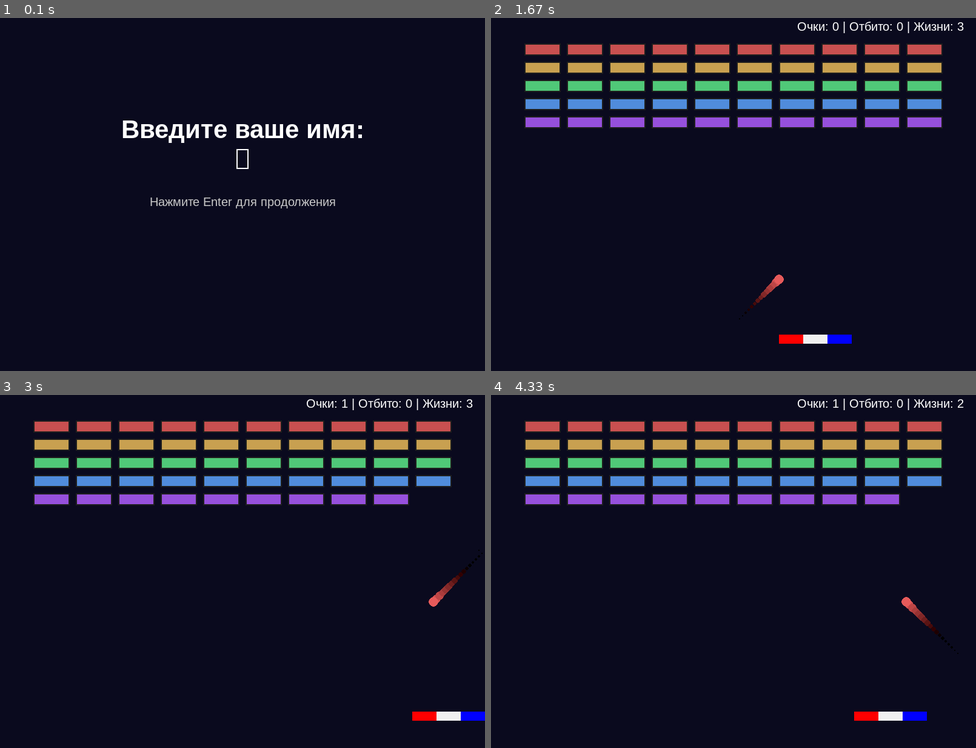
Above: before the commit, frames 1-4 (two rows, left to right).
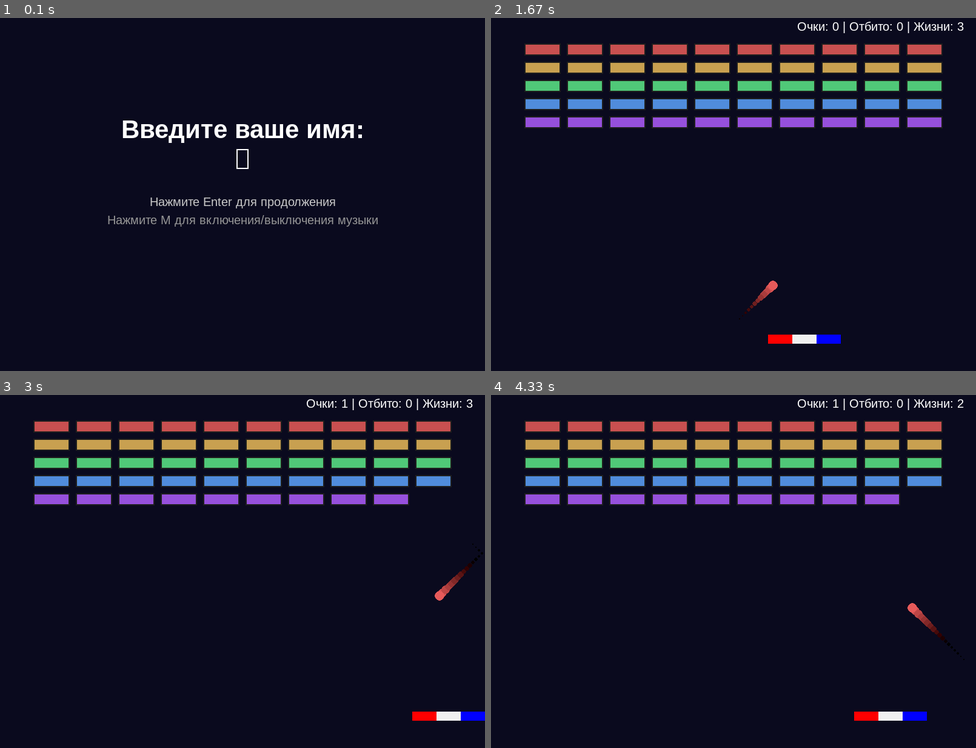
Above: after the commit, the same moments.

Repository: LeraTheUnicorn/PygameArkanoid
Game: pygame game, started from PyGameBall.py
Two runs of this game, one before a commit and one after it. Both use one fixed random seed, a clock stepped at 60 frames per second and the inputs below.
Inputs:
- Up to frame 1 (0.1 s): no input
- Up to frame 2 (1.67 s): type "ann" at 0.33 s; tap Enter at 0.67 s; hold Esc 0.88-1.35 s; hold Right 0.88-1.35 s; hold Esc from 1.43 s (still down); hold Right from 1.43 s (still down)
- Up to frame 3 (3 s): release Esc at 1.9 s; release Right at 1.9 s; hold M 1.98-2.45 s; hold Right 1.98-2.45 s; hold M from 2.53 s (still down); hold Right from 2.53 s (still down)
- Up to frame 4 (4.33 s): release M at 3 s; release Right at 3 s; hold Right 3.63-4.1 s; hold Left from 4.18 s (still down)

The runs differ from the first frame. In frame 1, 0.5% of the frame differs, in the area x 22-78%, y 55-60%; in frame 2, 0.4%; in frame 3, 0.2%; in frame 4, 0.2%.

Commit message:
Add music toggle hotkey and fix table alignment for v1.4.2

Diff:
--- a/PyGameBall.py
+++ b/PyGameBall.py
@@ -1,6 +1,6 @@
 # Игра Арканоид
 # Отслеживание версий
-VERSION = "1.4.1"
+VERSION = "1.4.2"
 
 import random
 import math
@@ -64,10 +64,11 @@
     return pygame.sndarray.make_sound(stereo_wave)
 
 
-def get_player_name(screen: pygame.Surface, font: pygame.font.Font, big_font: pygame.font.Font) -> str:
-    """Возвращает имя игрока, введенное с клавиатуры"""
+def get_player_name(screen: pygame.Surface, font: pygame.font.Font, big_font: pygame.font.Font) -> tuple[str, bool]:
+    """Возвращает имя игрока, введенное с клавиатуры и состояние музыки"""
     input_text = ""
     input_active = True
+    music_enabled = True
 
     while input_active:
         # Обработка событий
@@ -80,6 +81,14 @@
                     input_text = input_text[:-1]
                 elif len(input_text) < 20:  # Ограничение длины имени
                     input_text += event.unicode
+                elif event.key == pygame.K_m:
+                    # Переключение фоновой музыки
+                    if music_enabled:
+                        pygame.mixer.music.stop()
+                        music_enabled = False
+                    else:
+                        pygame.mixer.music.play(-1)
+                        music_enabled = True
 
         # Отрисовка экрана
         screen.fill((10, 10, 30))
@@ -100,52 +109,76 @@
         hint_rect = hint.get_rect(center=(SCREEN_WIDTH // 2, SCREEN_HEIGHT // 2 + 20))
         screen.blit(hint, hint_rect)
 
+        # Подсказка о музыке
+        music_hint = font.render("Нажмите M для включения/выключения музыки", True, (150, 150, 150))
+        music_hint_rect = music_hint.get_rect(center=(SCREEN_WIDTH // 2, SCREEN_HEIGHT // 2 + 50))
+        screen.blit(music_hint, music_hint_rect)
+
         pygame.display.flip()
 
-    return input_text.strip()
-
-
-def show_highscores(screen: pygame.Surface, font: pygame.font.Font, highscore_manager: HighScoreManager) -> None:
-    """Отображает таблицу рекордов"""
+    return input_text.strip(), music_enabled
+
+
+def show_highscores(screen: pygame.Surface, font: pygame.font.Font, highscore_manager: HighScoreManager) -> bool:
+    """Отображает таблицу рекордов. Возвращает состояние музыки."""
     # Получаем текст рекордов
     highscores_text = highscore_manager.display_highscores()
 
-    # Отображаем экран рекордов
-    screen.fill((10, 10, 30))
-
-    # Разбиваем текст на строки и отображаем каждую
-    lines = highscores_text.split('\n')
-    y_offset = 50
-
-    for line in lines:
-        if line.strip():  # Пропускаем пустые строки
-            color = (255, 255, 255) if line.startswith(('1', '2', '3', '4', '5', '6', '7', '8', '9', '10', 'ТОП')) else (200, 200, 200)
-            surf = font.render(line, True, color)
-            screen.blit(surf, (50, y_offset))
-            y_offset += 25
-
-    # Подсказка для возврата
-    hint = font.render("Нажмите ESC для возврата к игре", True, (150, 150, 150))
-    hint_rect = hint.get_rect(center=(SCREEN_WIDTH // 2, SCREEN_HEIGHT - 50))
-    screen.blit(hint, hint_rect)
-
-    pygame.display.flip()
-
-    # Ждем нажатия ESC
+    # Состояние фоновой музыки
+    music_enabled = True
+
     waiting = True
     while waiting:
         for event in pygame.event.get():
-            if event.type == pygame.KEYDOWN and event.key == pygame.K_ESCAPE:
-                waiting = False
+            if event.type == pygame.KEYDOWN:
+                if event.key == pygame.K_ESCAPE:
+                    waiting = False
+                elif event.key == pygame.K_m:
+                    # Переключение фоновой музыки
+                    if music_enabled:
+                        pygame.mixer.music.stop()
+                        music_enabled = False
+                    else:
+                        pygame.mixer.music.play(-1)
+                        music_enabled = True
+
+        # Отрисовка экрана рекордов
+        screen.fill((10, 10, 30))
+
+        # Разбиваем текст на строки и отображаем каждую
+        lines = highscores_text.split('\n')
+        y_offset = 50
+
+        for line in lines:
+            if line.strip():  # Пропускаем пустые строки
+                color = (255, 255, 255) if line.startswith(('1', '2', '3', '4', '5', '6', '7', '8', '9', '10', 'ТОП')) else (200, 200, 200)
+                surf = font.render(line, True, color)
+                screen.blit(surf, (50, y_offset))
+                y_offset += 25
+
+        # Подсказки для возврата и управления музыкой
+        hint1 = font.render("Нажмите ESC для возврата к игре", True, (150, 150, 150))
+        hint2 = font.render("Нажмите M для включения/выключения музыки", True, (150, 150, 150))
+        hint1_rect = hint1.get_rect(center=(SCREEN_WIDTH // 2, SCREEN_HEIGHT - 70))
+        hint2_rect = hint2.get_rect(center=(SCREEN_WIDTH // 2, SCREEN_HEIGHT - 40))
+        screen.blit(hint1, hint1_rect)
+        screen.blit(hint2, hint2_rect)
+
+        pygame.display.flip()
+
+    return music_enabled
 
 
 def show_game_results(screen: pygame.Surface, font: pygame.font.Font, big_font: pygame.font.Font,
-                     score: int, player_name: str, game_time_seconds: int, highscore_manager: HighScoreManager) -> None:
-    """Отображает экран с результатами игры и таблицей рекордов"""
+                     score: int, player_name: str, game_time_seconds: int, highscore_manager: HighScoreManager) -> bool:
+    """Отображает экран с результатами игры и таблицей рекордов. Возвращает состояние музыки."""
     game_time_formatted = f"{game_time_seconds // 60}:{game_time_seconds % 60:02d}"
 
     # Добавляем результат в рекорды
     highscore_manager.add_score(player_name, score, game_time_seconds)
+
+    # Состояние фоновой музыки
+    music_enabled = True
 
     waiting = True
     while waiting:
@@ -155,7 +188,15 @@
                     waiting = False
                 elif event.key == pygame.K_h:
                     # Показываем таблицу рекордов
-                    show_highscores(screen, font, highscore_manager)
+                    music_enabled = show_highscores(screen, font, highscore_manager)
+                elif event.key == pygame.K_m:
+                    # Переключение фоновой музыки
+                    if music_enabled:
+                        pygame.mixer.music.stop()
+                        music_enabled = False
+                    else:
+                        pygame.mixer.music.play(-1)
+                        music_enabled = True
 
         # Отрисовка экрана результатов
         screen.fill((10, 10, 30))
@@ -184,11 +225,15 @@
         # Подсказки
         hint1 = font.render("Нажмите Enter для новой игры", True, (200, 200, 200))
         hint2 = font.render("Нажмите H для просмотра рекордов", True, (200, 200, 200))
+        hint3 = font.render("Нажмите M для управления музыкой", True, (200, 200, 200))
 
         screen.blit(hint1, (SCREEN_WIDTH // 2 - 150, 400))
         screen.blit(hint2, (SCREEN_WIDTH // 2 - 150, 430))
+        screen.blit(hint3, (SCREEN_WIDTH // 2 - 150, 460))
 
         pygame.display.flip()
+
+    return music_enabled
 
 
 @dataclass
@@ -331,7 +376,7 @@
     running = True
 
     # Ввод имени игрока
-    player_name = get_player_name(screen, font, big_font)
+    player_name, music_enabled = get_player_name(screen, font, big_font)
 
     # Отсчет времени игры
     game_start_time = time.time()
@@ -340,9 +385,18 @@
         for event in pygame.event.get():
             if event.type == pygame.QUIT:
                 running = False
-            elif event.type == pygame.KEYDOWN and event.key == pygame.K_ESCAPE:
-                # Показываем таблицу рекордов
-                show_highscores(screen, font, highscore_manager)
+            elif event.type == pygame.KEYDOWN:
+                if event.key == pygame.K_ESCAPE:
+                    # Показываем таблицу рекордов
+                    music_enabled = show_highscores(screen, font, highscore_manager)
+                elif event.key == pygame.K_m:
+                    # Переключение фоновой музыки
+                    if music_enabled:
+                        pygame.mixer.music.stop()
+                        music_enabled = False
+                    else:
+                        pygame.mixer.music.play(-1)
+                        music_enabled = True
 
         keys = pygame.key.get_pressed()
 
@@ -410,7 +464,7 @@
                         game_over = True
                         # Рассчитываем время игры и сохраняем результат
                         game_time_seconds = int(time.time() - game_start_time)
-                        show_game_results(screen, font, big_font, score, player_name, game_time_seconds, highscore_manager)
+                        music_enabled = show_game_results(screen, font, big_font, score, player_name, game_time_seconds, highscore_manager)
                     else:
                         ball.reset(paddle.rect)
                         ball.vel_y = 0
@@ -420,7 +474,7 @@
                     game_over = True
                     # Рассчитываем время игры и сохраняем результат
                     game_time_seconds = int(time.time() - game_start_time)
-                    show_game_results(screen, font, big_font, score, player_name, game_time_seconds, highscore_manager)
+                    music_enabled = show_game_results(screen, font, big_font, score, player_name, game_time_seconds, highscore_manager)
 
         screen.fill((10, 10, 30))
         draw_bricks(screen, bricks)
--- a/highscores.json
+++ b/highscores.json
@@ -1,4 +1,11 @@
 [
+  {
+    "player_name": "met",
+    "score": 50,
+    "time_seconds": 132,
+    "time_formatted": "2:12",
+    "date": "2025-11-28 16:21"
+  },
   {
     "player_name": "met",
     "score": 50,
--- a/highscores.py
+++ b/highscores.py
@@ -85,7 +85,7 @@
 
         for i, score_data in enumerate(self.highscores, 1):
             player_name = score_data["player_name"][:20]  # Ограничиваем до 20 символов
-            # Форматируем строку с правильным выравниванием
-            result += f"{i:<6} {player_name:<20} {score_data['score']:<8} {score_data['time_formatted']:<8}\n"
+            # Используем ljust для выравнивания по левому краю в рамках ширины столбца
+            result += f"{str(i):<6} {player_name:<20} {str(score_data['score']):<8} {score_data['time_formatted']:<8}\n"
 
         return result
Not shown, changed: changelog.md
